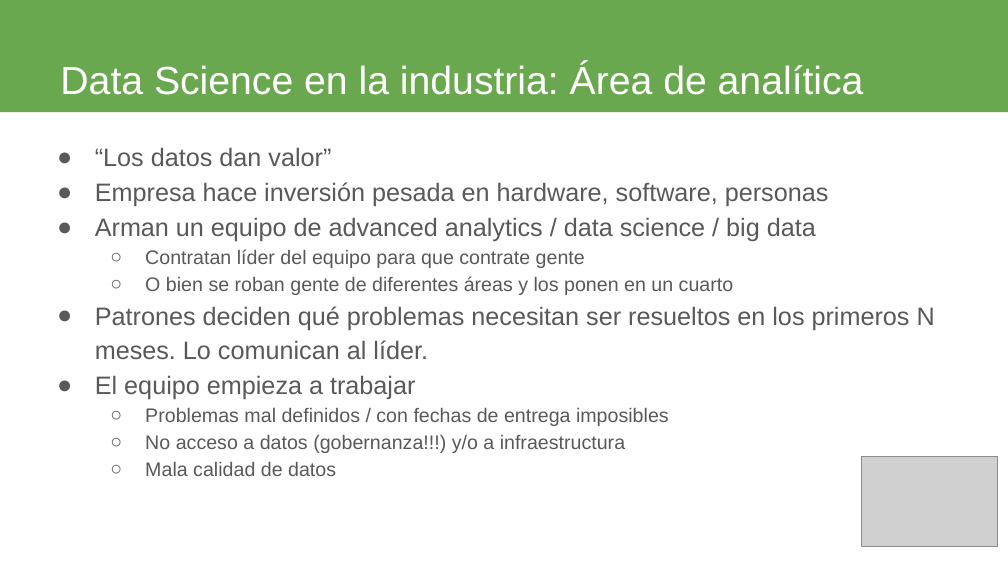
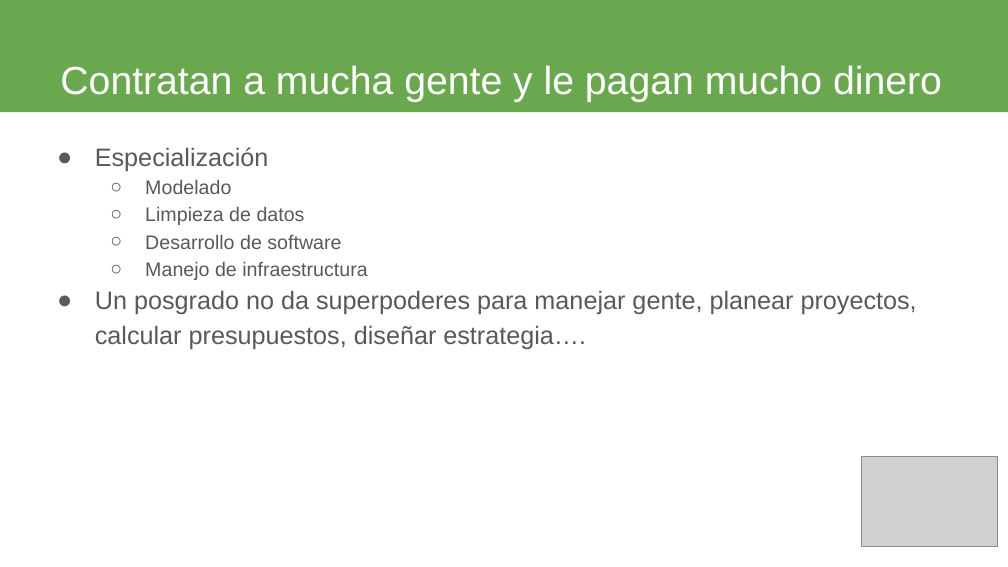
Before and after one commit to jbarbosat/mis-desmadres, a slide deck: slide 8 of presentaciones/wids-2019/presentacion.odp (slide 4 before the commit). Drawn at 1008x567 pixels with LibreOffice and Linux fonts; fonts in the diff are those of the drawing; grey boxes stand for pictures. Boxes give left, top, right and bottom in pixels: in the first picture for what was removed or moved away, otherwise in the second. Text is boxed around its words. In the diff, an @@ line names an element or a change of style, - is before the commit and + after.

```diff
--- a/presentaciones/wids-2019/presentacion.odp
+++ b/presentaciones/wids-2019/presentacion.odp
@@ title at (60, 65, 942, 102): text changed @@
-Data Science en la industria: Área de analítica
+Contratan a mucha gente y le pagan mucho dinero
@@ text at (95, 147, 917, 349): text changed @@
-● “Los datos dan valor”
-● Empresa hace inversión pesada en hardware, software, personas
-● Arman un equipo de advanced analytics / data science / big data
-  ○ Contratan líder del equipo para que contrate gente
-  ○ O bien se roban gente de diferentes áreas y los ponen en un cuarto
-● Patrones deciden qué problemas necesitan ser resueltos en los primeros N meses. Lo comunican al líder.
-● El equipo empieza a trabajar
-  ○ Problemas mal definidos / con fechas de entrega imposibles
-  ○ No acceso a datos (gobernanza!!!) y/o a infraestructura
-  ○ Mala calidad de datos
+● Especialización
+  ○ Modelado
+  ○ Limpieza de datos
+  ○ Desarrollo de software
+  ○ Manejo de infraestructura
+● Un posgrado no da superpoderes para manejar gente, planear proyectos, calcular presupuestos, diseñar estrategia….
```
Also in this commit, not shown: 8 other slides changed, 8 slides added, 3 slides removed.
